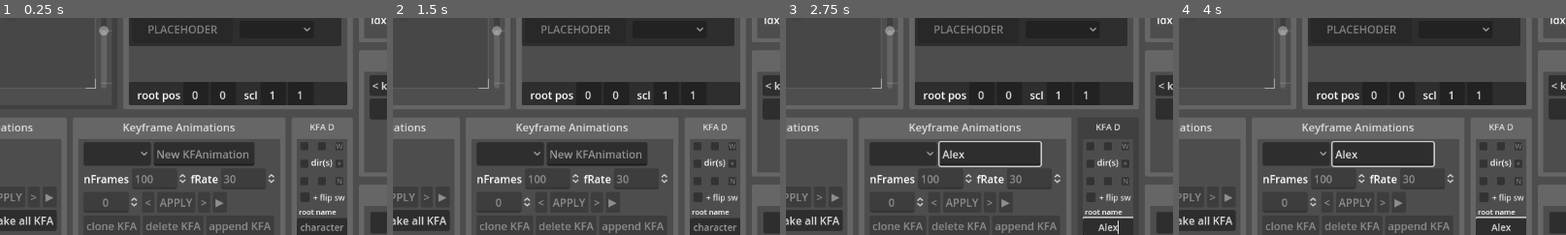
Above: before the commit, frames 1-4 (left to right).
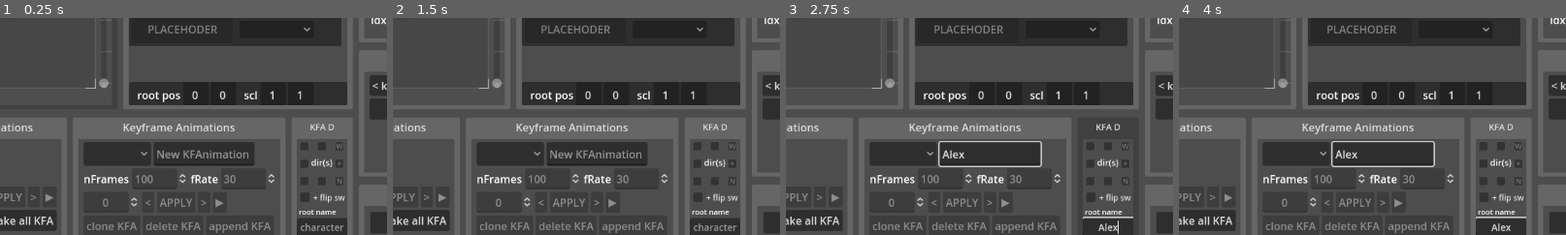
Above: after the commit, the same moments.

Repository: pptsqd/kanimator
Game: Godot game, scene res://base.tscn
Same seed, same stepped clock (60 frames per second), same inputs: the game is played once before the commit and once after it. The engine's default icon, where the game draws it, is replaced by a stand-in: a white triangle on a blue panel in a dark square.
Inputs (mouse positions are % of the whole screen's width and height, from its top left):
- Up to frame 1 (0.25 s): no input
- Up to frame 2 (1.5 s): click (94, 43) at 0.52 s; type "12" at 0.6 s; click (91, 49) at 0.75 s; type "12" at 0.83 s; click (96, 49) at 0.98 s; type "12" at 1.07 s; click (96, 55) at 1.27 s; type "12" at 1.35 s
- Up to frame 3 (2.75 s): click (96, 61) at 1.5 s; type "12" at 1.58 s; click (40, 73) at 1.73 s; type "Alex" at 1.82 s; click (55, 90) at 2.02 s; type "Alex" at 2.1 s
- Up to frame 4 (4 s): click "duplicate" at 2.75 s; click "save gif" at 3.5 s
The pictures show only the part of the screen within x 14-64%, y 42-92%; the shares and areas given below are measured in that part.

The runs differ from the first frame. In frame 1, 0.5% of the frame differs, in the area x 25-29%, y 3-33%; in frame 2, 0.5%; in frame 3, 0.5%; in frame 4, 0.5%.

Commit message:
Human import, debug draw, png output
loading humans now loads both arms and legs, is a cheat so may have issues elsewhere

added debug drawing

gif export is now png export

Diff:
--- a/base.tscn
+++ b/base.tscn
@@ -191,10 +191,12 @@
 [node name="SaveGifDialogue" type="FileDialog" parent="."]
 unique_name_in_owner = true
 auto_translate_mode = 1
+title = "Open a Directory"
 initial_position = 1
 size = Vector2i(600, 300)
-ok_button_text = "Save"
+ok_button_text = "Select Current Folder"
 dialog_hide_on_ok = true
+file_mode = 2
 access = 2
 filters = PackedStringArray("*.gif")
 use_native_dialog = true
@@ -1494,10 +1496,11 @@
 offset_bottom = -25.0
 grow_horizontal = 0
 grow_vertical = 2
-max_value = 150.0
+min_value = 50.0
+max_value = 300.0
 step = 5.0
 value = 50.0
-tick_count = 4
+tick_count = 6
 ticks_on_borders = true
 
 [node name="show_bounds" type="CheckBox" parent="kanimaViewer"]
@@ -1525,6 +1528,18 @@
 grow_horizontal = 0
 focus_mode = 0
 button_pressed = true
+
+[node name="show_spritebounds" type="CheckBox" parent="kanimaViewer"]
+unique_name_in_owner = true
+modulate = Color(1, 1, 1, 0.396078)
+anchors_preset = 1
+anchor_left = 1.0
+anchor_right = 1.0
+offset_left = -65.0
+offset_right = -41.0
+offset_bottom = 24.0
+grow_horizontal = 0
+focus_mode = 0
 
 [connection signal="pressed" from="HBoxContainer/Button" to="." method="_on_button_pressed"]
 [connection signal="pressed" from="HBoxContainer/Button2" to="." method="_on_load_anims_pressed"]
--- /dev/null
+++ b/debug_draw.gd
@@ -0,0 +1,33 @@
+extends Node2D
+class_name  DEBUG_DRAWER
+
+
+var kanim_sprite : KANIMSprite
+var animated_sprite : AnimatedSprite2D
+# Called when the node enters the scene tree for the first time.
+func _ready():
+	pass # Replace with function body.
+
+func _draw():
+	var current_animation : String = animated_sprite.animation
+	var line_size = -1
+	var local_colour = kanim_sprite.colour
+	local_colour.a = 0.25
+	#line_size += (2 - kanim_rendercam.zoom.x)*2 #scale to the camera
+	if kanim_sprite.build_holder.draw_debug:
+		if animated_sprite.visible and animated_sprite.sprite_frames:
+			var sprite_texture : Texture = animated_sprite.sprite_frames.get_frame_texture(current_animation,kanim_sprite.frame)
+			var size = sprite_texture.get_size()*0.5
+			#draw_line(kanim_sprite.offset + Vector2(size.x, size.y), kanim_sprite.offset + Vector2(-size.x, size.y), local_colour, line_size)
+			#draw_line(kanim_sprite.offset + Vector2(-size.x, size.y), kanim_sprite.offset + Vector2(-size.x, -size.y), local_colour, line_size)
+			#draw_line(kanim_sprite.offset + Vector2(-size.x, -size.y), kanim_sprite.offset + Vector2(size.x, -size.y), local_colour, line_size)
+			#draw_line(kanim_sprite.offset + Vector2(size.x, -size.y), kanim_sprite.offset + Vector2(size.x, size.y), local_colour, line_size)
+
+			draw_circle(Vector2.ZERO,1,kanim_sprite.colour,true,-1,false)
+			draw_circle(Vector2.ZERO,1,Color.BLACK,false,-1,false)
+			#draw_circle(Vector2.ZERO,2,kanim_sprite.colour,false,1,false)
+
+
+func _process(delta):
+	queue_redraw()
+	z_index = 100
--- a/scripts/animation_master.gd
+++ b/scripts/animation_master.gd
@@ -387,17 +387,19 @@
 		if bake_frame < bake_length:
 			#var viewport_texture = get_viewport().get_texture()
 			var viewport_texture = %kanimviewerViewport.texture
-			var image = viewport_texture.get_image()
-			image.convert(Image.FORMAT_RGBA8)
-			image.resize(%kanimviewBackdrop.size.x * float(%gifscale.text), %kanimviewBackdrop.size.y * float(%gifscale.text))
+			var image : Image = viewport_texture.get_image()
+			#image.convert(Image.FORMAT_RGBA8)
+			#image.resize(%kanimviewBackdrop.size.x * float(%gifscale.text), %kanimviewBackdrop.size.y * float(%gifscale.text))
 			var framedelta = (floor(100*(1.0 / frame_rate)))*0.01
+			image.save_png( str(%gifscale.text) + "_" + str(anim_list[current_anim]) + "_" + str(bake_frame).pad_zeros(3) + ".png")
 			gif_frames.append([image, framedelta])
 			bake_frame += 1
+
 
 			DisplayServer.window_set_title("Capturing: " + str(bake_frame) + "/" + str(bake_length) )
 		else:
 			giffing = false
-			build_gif()
+			#build_gif()
 	else:
 		if bake_list.size() > 0 and not baking:
 			GAME.keyframes_master.change_kfanim(bake_list.pop_front())
@@ -454,13 +456,15 @@
 
 
 func _on_save_gif_dialogue_file_selected(path):
-	var file: FileAccess = FileAccess.open(path, FileAccess.WRITE)
-	# save data stream into file
-	file.store_buffer(exporter.export_file_data())
-	# close the file
-	file.close()
-	DisplayServer.window_set_title("KANIMator")
-
+	save_dir = path
+	#var file: FileAccess = FileAccess.open(path, FileAccess.WRITE)
+	## save data stream into file
+	#file.store_buffer(exporter.export_file_data())
+	## close the file
+	#file.close()
+	#DisplayServer.window_set_title("KANIMator")
+
+var save_dir = ""
 
 func _on_create_gif_pressed():
 	%SubViewport.size = %kanimviewBackdrop.size
@@ -470,5 +474,6 @@
 	bake_frame = 0
 	set_baked_frame(0)
 	GAME.build_holder.load_frame(anim_list[current_anim], bake_frame)
+	#%SaveGifDialogue.popup()
 	giffing = true
 	giffing_load_phase = true
--- a/scripts/build_holder.gd
+++ b/scripts/build_holder.gd
@@ -5,9 +5,13 @@
 var build_nodes = []
 var build_node_dict = {}
 
+var color_inc = 0
+var draw_debug : bool = false
+
 func import_build(file: String, image_directory: String) -> void:
 	GAME.element_inspector.current_target = null
 	build_nodes = []
+	color_inc = 0
 	build_node_dict = {"kanim_root" : {"node":GAME.build_holder}}
 	for child in get_children(): #cull the kids
 		remove_child(child)
@@ -33,22 +37,43 @@
 				for i in range(xml.get_attribute_count()):
 					if xml.get_attribute_name(i) == "name":
 						symbol_name = xml.get_attribute_value(i)
+				var skip_fix = false
 
-				var animated_sprite = KANIMSprite.new()
-				build_node_dict[symbol_name] = {"node" : animated_sprite, "id" : build_nodes.size()}
-				build_nodes.append(animated_sprite)
-				animations_node.add_child(animated_sprite)
-				animations_node.move_child(animated_sprite, 0) #reordering so the new item is on top
-				animated_sprite.name = symbol_name
-				animated_sprite.build_holder = self
-				animated_sprite.z_index = 0-build_nodes.size()  #this will let us mess about with parenting
-				if GAME.rig_data.has(symbol_name):
-					pass
+				if ["hat", "har", "fac", "alr", "aur", "cst", "her", "abs", "cal", "nck", "hip", "lur", "llr", "ftr"].has(symbol_name.left(3)) and symbol_name.right(3) != "_00":
+					skip_fix = true
+
+				if skip_fix:
+					while xml.read() == OK:
+					# Break out of the loop if we encounter a closing "Symbol" tag
+						if xml.get_node_type() == XMLParser.NODE_ELEMENT_END and xml.get_node_name() == "Symbol":
+							break
+
+						# each element has frames, we'll parse through them here
+						if xml.get_node_name() == "Frame":
+							var frame_data = {}
 				else:
-					GAME.rig_data[symbol_name] = {"parent" : animations_node.name}  #adding the rig here just in case
+					var animated_sprite = KANIMSprite.new()
+					build_node_dict[symbol_name] = {"node" : animated_sprite, "id" : build_nodes.size()}
+					build_nodes.append(animated_sprite)
+					animations_node.add_child(animated_sprite)
+					animations_node.move_child(animated_sprite, 0) #reordering so the new item is on top
+					animated_sprite.name = symbol_name
+					animated_sprite.build_holder = self
+					animated_sprite.z_index = 0-build_nodes.size()  #this will let us mess about with parenting
+					if GAME.rig_data.has(symbol_name):
+						pass
+					else:
+						GAME.rig_data[symbol_name] = {"parent" : animations_node.name}  #adding the rig here just in case
 
-				parse_symbol_frames(xml, animated_sprite, image_directory)
-				animated_sprite.set_frame(0)
+					parse_symbol_frames(xml, animated_sprite, image_directory)
+					animated_sprite.set_frame(0)
+					animated_sprite.kanim_rendercam = %kanim_rendercam
+					animated_sprite.colour = Color.from_hsv(color_inc,.5,1,1)
+					color_inc = fmod(color_inc+0.07,1)
+					 # we still need to parse the symbols it seems
+					if ["ftr_clr_00","llr_clr_00","lur_clr_00","her_clr_00","alr_clr_00","aur_clr_00"].has(symbol_name):
+						var new_name = symbol_name.left(8) + "01"
+						duplicate_kanimsprite(animated_sprite, new_name)
 
 # Function to parse frames within a Symbol
 func parse_symbol_frames(xml: XMLParser, sprite: KANIMSprite, image_directory: String) -> void:
@@ -95,8 +120,11 @@
 	new_animated_sprite.set_frame(0)
 	var data = {"name" = new_name, "node" = new_animated_sprite}
 	GAME.element_selector.add_button(data)
+	new_animated_sprite.colour = Color.from_hsv(color_inc,.5,1,1)
+	color_inc = fmod(color_inc+0.07,1)
 
 func load_frame(anim_name, idx):
+	draw_debug = %show_spritebounds.button_pressed
 	#format is anim_data[anim_name]["frames"][current_processed_frame][element_data.name] = {name layername parentname frame depth m1_a m1_b m1_c m1_d m1_tx m1_ty}
 	idx = fmod(float(idx),float(GAME.animation_data[anim_name].numframes)) #for saftey, we cap the idx and numframes
 	idx = str(int(idx) + int(GAME.animation_data[anim_name].firstframe))
--- a/scripts/kanim_sprite.gd
+++ b/scripts/kanim_sprite.gd
@@ -11,6 +11,11 @@
 var rig_parent : Node
 var element_button : Element_Button
 var sprite_visible = true
+var colour : Color = Color.GREEN
+var kanim_rendercam
+var offset = Vector2.ZERO
+
+var draw_layer : Node2D
 
 # Called when the node enters the scene tree for the first time.
 func _ready():
@@ -20,6 +25,10 @@
 	#we need blank sprite frames to load onto so i'm making it automatically
 	rig_parent = GAME.build_holder
 	z_as_relative = false
+	draw_layer = DEBUG_DRAWER.new()
+	draw_layer.kanim_sprite = self
+	draw_layer.animated_sprite = animated_sprite
+	add_child(draw_layer)
 
 func change_rig_parent(new_parent):
 	rig_parent.remove_child(self)
@@ -37,8 +46,9 @@
 		return false
 	frame = n
 	animated_sprite.frame = n
-	var offset = Vector2(float(frames_info[n].x), float(frames_info[n].y))
+	offset = Vector2(float(frames_info[n].x), float(frames_info[n].y))
 	animated_sprite.position = offset
+	#animated_sprite.texture_filter = CanvasItem.TEXTURE_FILTER_LINEAR
 	return true
 
 
@@ -94,6 +104,7 @@
 func set_sprite_vis(val):
 	animated_sprite.visible = val
 	sprite_visible = val
+
 
 
 func get_baked_transforms():
@@ -152,3 +163,32 @@
 			set_frame( int(round(GAME.keyframes_master.get_kfa_data(name, "idx", frame_num))) )
 		if GAME.keyframe_data[anim_name][name].has("vis"):
 			set_sprite_vis( bool(round(GAME.keyframes_master.get_kfa_data(name, "vis", frame_num))) )
+
+
+
+
+
+
+func _draw():
+	var current_animation : String = animated_sprite.animation
+	var line_size = -1
+	var local_colour = colour
+	#local_colour.a = 0.5
+	#line_size += (2 - kanim_rendercam.zoom.x)*2 #scale to the camera
+	#animated_sprite.modulate = Color(1,1,1,1)
+	#animated_sprite.modulate = Color(0,1,1,0)
+	if build_holder.draw_debug:
+		if animated_sprite.visible and animated_sprite.sprite_frames:
+			var sprite_texture : Texture = animated_sprite.sprite_frames.get_frame_texture(current_animation,frame)
+			var size = sprite_texture.get_size()*0.5
+			draw_line(offset + Vector2(size.x, size.y), offset + Vector2(-size.x, size.y), local_colour, line_size)
+			draw_line(offset + Vector2(-size.x, size.y), offset + Vector2(-size.x, -size.y), local_colour, line_size)
+			draw_line(offset + Vector2(-size.x, -size.y), offset + Vector2(size.x, -size.y), local_colour, line_size)
+			draw_line(offset + Vector2(size.x, -size.y), offset + Vector2(size.x, size.y), local_colour, line_size)
+			#draw_circle(Vector2.ZERO,1.5,local_colour,true,-1,false)
+			#draw_circle(Vector2.ZERO,2,Color.BLACK,false,-1,false)
+			#draw_circle(Vector2.ZERO,2,kanim_sprite.colour,false,1,false)
+
+
+func _process(delta):
+	queue_redraw()
Not shown, added: anim_names.gd.uid
Not shown, added: element_button.gd.uid
Not shown, added: element_selector.gd.uid
Not shown, added: gdgifexporter/converter.gd.uid
Not shown, added: gdgifexporter/exporter.gd.uid
Not shown, added: gdgifexporter/gif-lzw/lsbbitpacker.gd.uid
Not shown, added: gdgifexporter/gif-lzw/lsbbitunpacker.gd.uid
Not shown, added: gdgifexporter/gif-lzw/lzw.gd.uid
Not shown, added: gdgifexporter/little_endian.gd.uid
Not shown, added: gdgifexporter/lookup_color.gdshader.uid
Not shown, added: gdgifexporter/lookup_similar.gdshader.uid
Not shown, added: gdgifexporter/quantization/median_cut.gd.uid
(and 23 more such lines)
